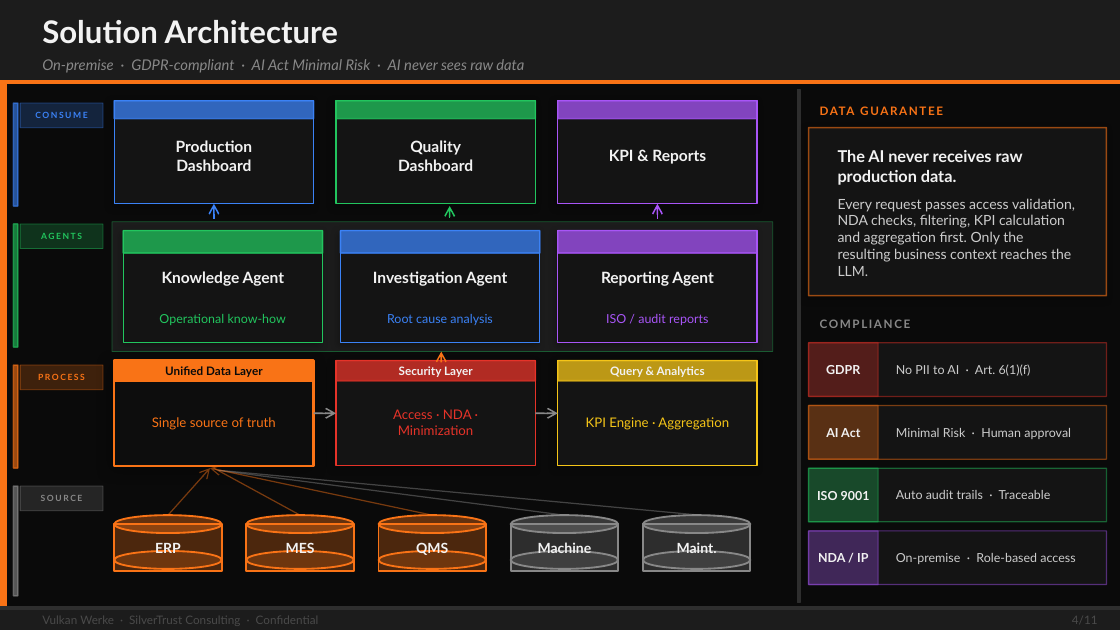
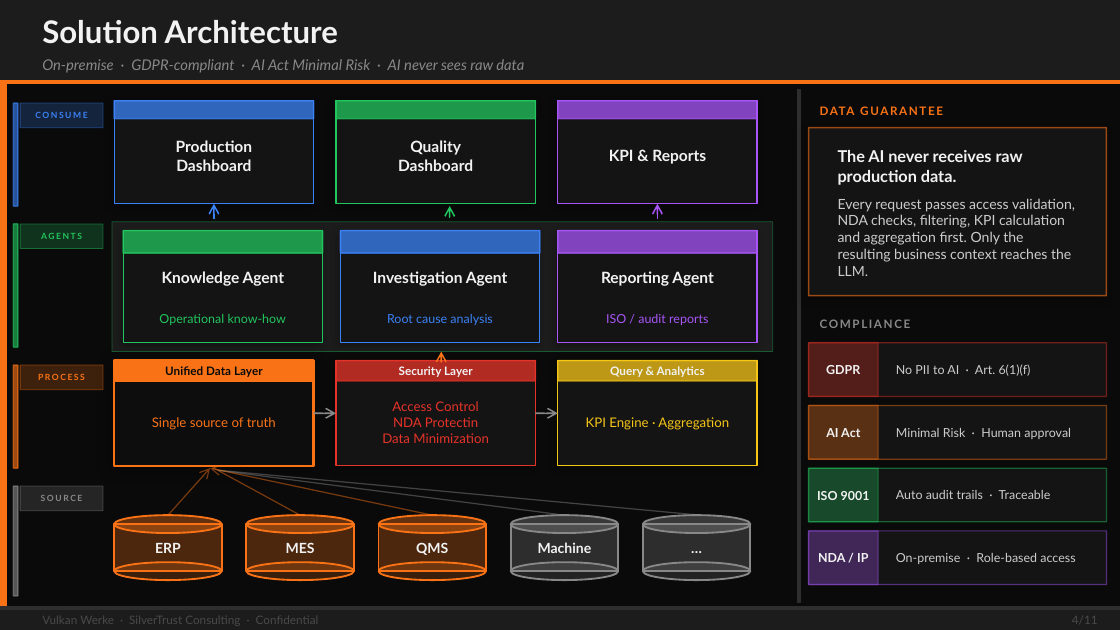
Before and after one commit to maxxeagleowl/Project_Vulkan_Werke_-_FemCare_AI, a slide deck: slide 6 of Vulcan Werke/VulkanWerke_Solution_Proposal.pptx. Drawn at 1120x630 pixels with LibreOffice and Linux fonts; fonts in the diff are those of the drawing. Boxes give left, top, right and bottom in pixels: in the first picture for what was removed or moved away, otherwise in the second. Text is boxed around its words. In the diff, an @@ line names an element or a change of style, - is before the commit and + after.

Commit message:
PPT fix 2

```diff
--- a/Vulcan Werke/VulkanWerke_Solution_Proposal.pptx
+++ b/Vulcan Werke/VulkanWerke_Solution_Proposal.pptx
@@ text at (382, 401, 489, 443): text changed @@
-Access · NDA · Minimization
+Access Control
+NDA Protectin
+Data Minimization
@@ 5 ellipses: place and size @@
-5 ellipses at (114, 551, 750, 569)
+5 ellipses at (114, 562, 750, 580)
@@ text at (677, 542, 717, 553): text changed @@
-Maint.
+…
```
Also in this commit, not shown: 3 other slides changed, 1 other file.
